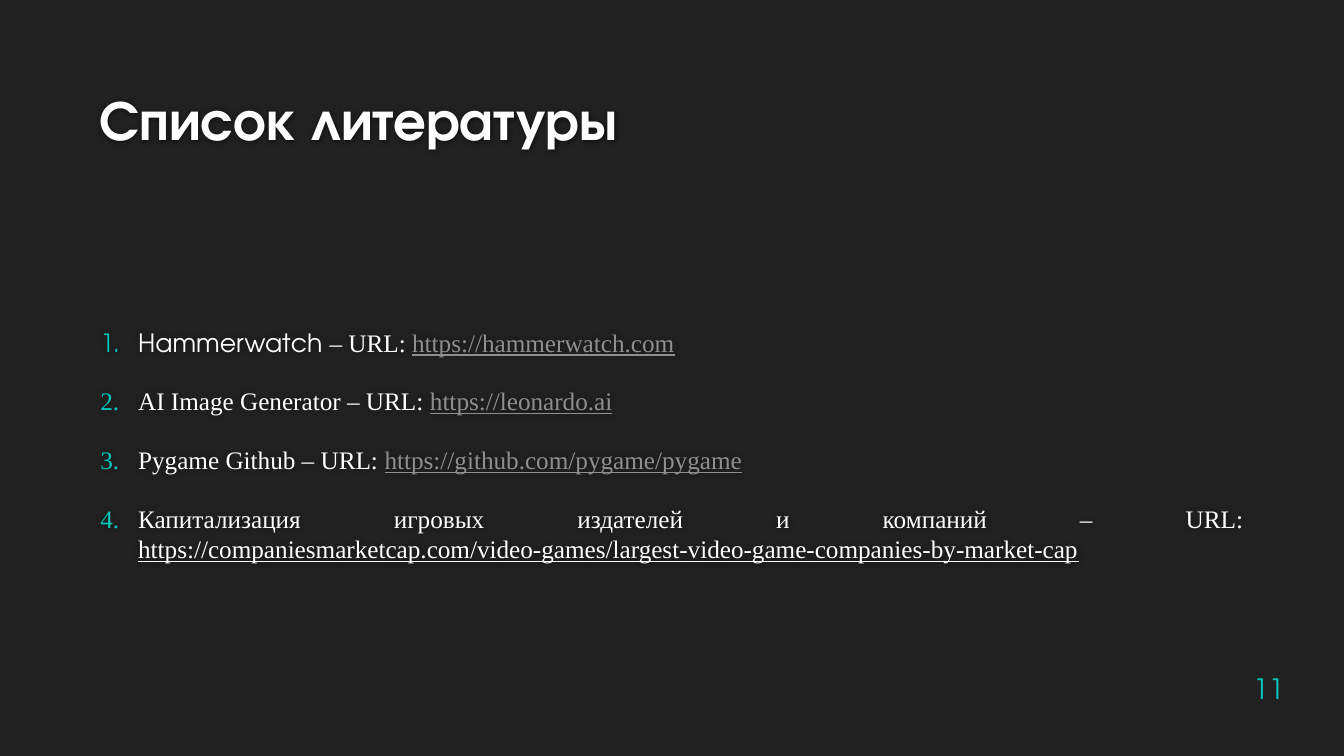
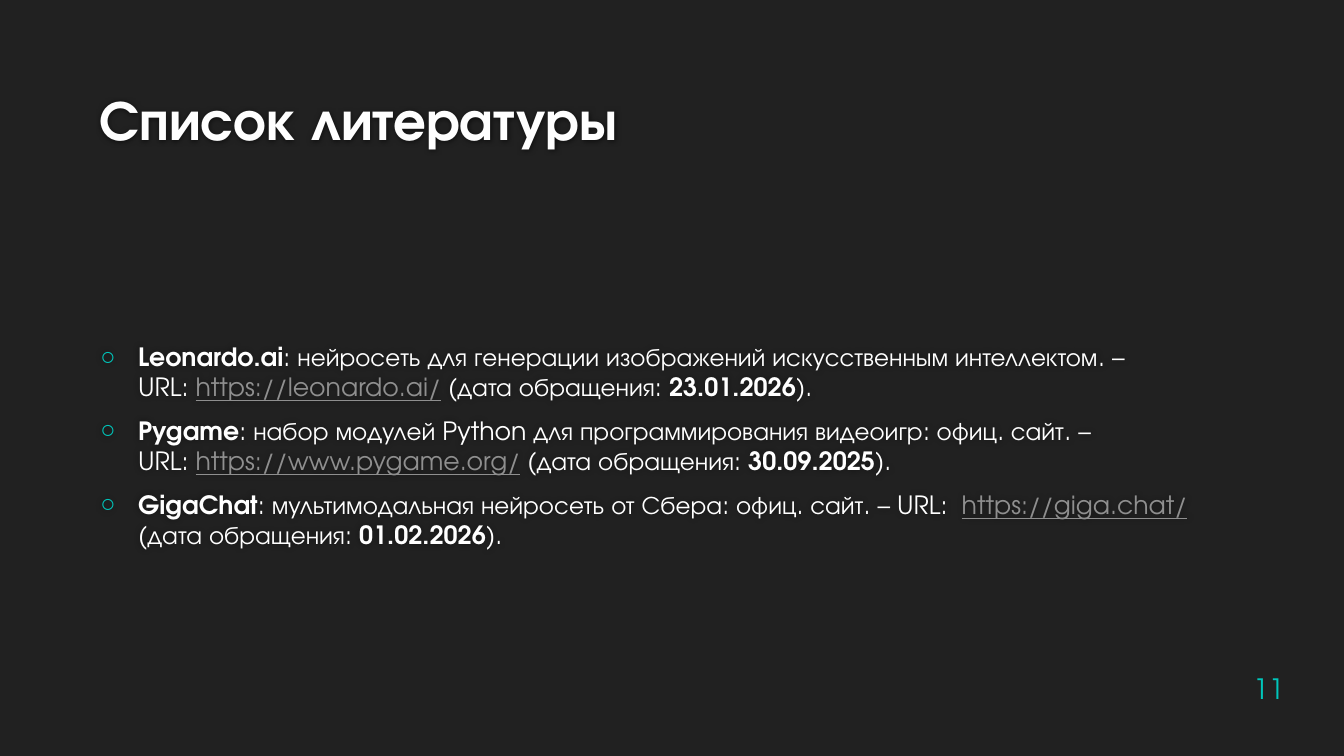
Before and after one commit to leagueofadventures/origin, a slide deck: slide 11 of Документация/origin.pptx. Drawn at 1344x756 pixels with LibreOffice and Linux fonts; fonts in the diff are those of the drawing; background and template pictures are left out. Boxes give left, top, right and bottom in pixels: in the first picture for what was removed or moved away, otherwise in the second. Text is boxed around its words. In the diff, an @@ line names an element or a change of style, - is before the commit and + after.

```diff
--- a/Документация/origin.pptx
+++ b/Документация/origin.pptx
@@ text at [138, 346, 1188, 550]: text changed; font Times New Roman to TeX Gyre Adventor @@
-1. Hammerwatch – URL: https://hammerwatch.com
-2. AI Image Generator – URL: https://leonardo.ai
-3. Pygame Github – URL: https://github.com/pygame/pygame
-4. Капитализация игровых издателей и компаний – URL: https://companiesmarketcap.com/video-games/largest-video-game-companies-by-market-cap
+○ Leonardo.ai: нейросеть для генерации изображений искусственным интеллектом. – URL: https://leonardo.ai/ (дата обращения: 23.01.2026).
+○ Pygame: набор модулей Python для программирования видеоигр: офиц. сайт. – URL: https://www.pygame.org/ (дата обращения: 30.09.2025).
+○ GigaChat: мультимодальная нейросеть от Сбера: офиц. сайт. – URL: https://giga.chat/ (дата обращения: 01.02.2026).
```
Also in this commit, not shown: 20 other files.
